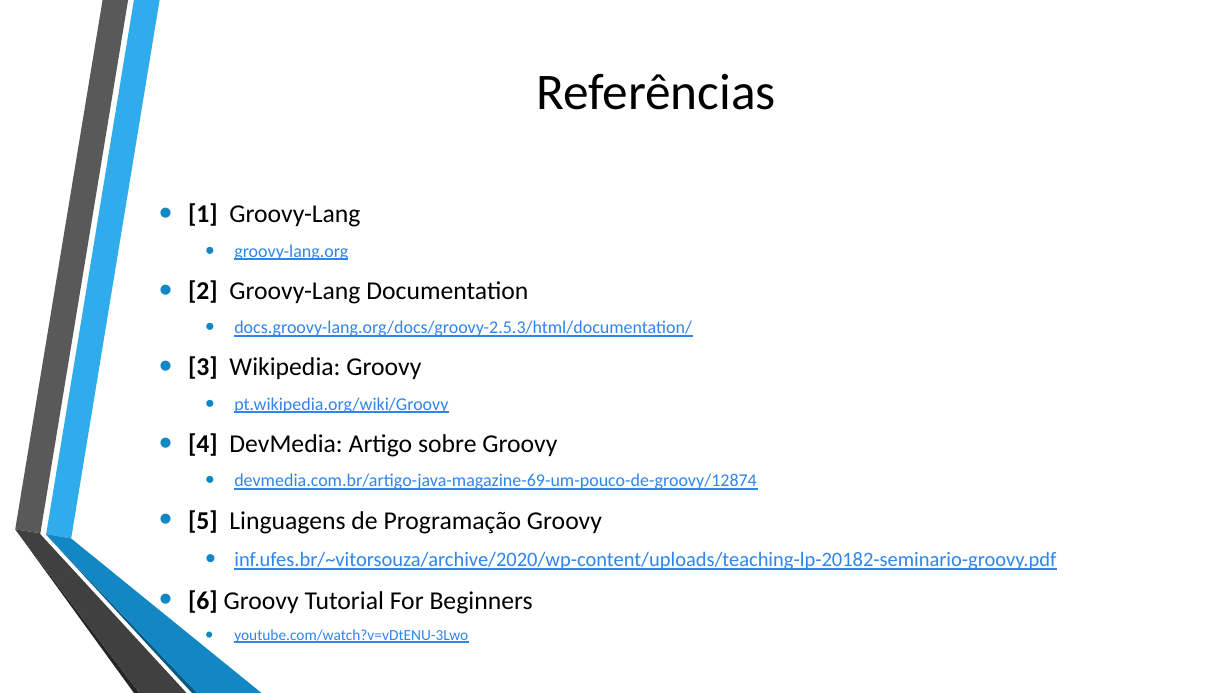
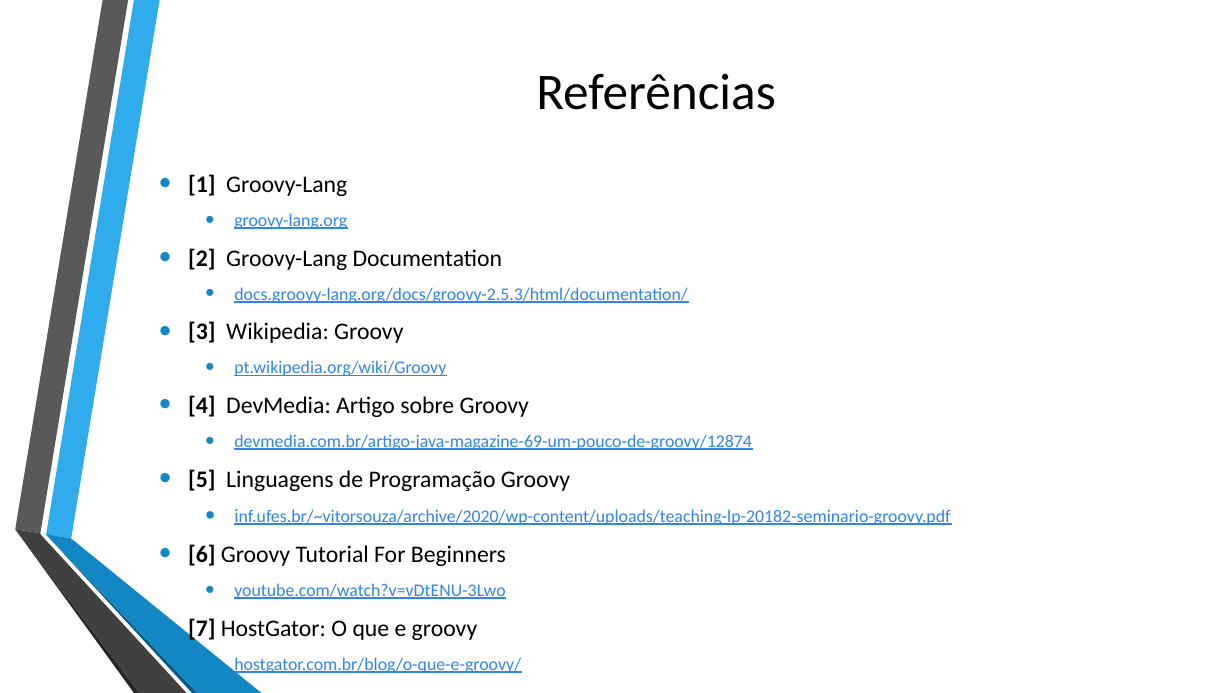
Before and after one commit to Sevzera/lp-cefet, a slide deck: slide 24 of Seminario/Apresentacao Groovy.pptx (slide 22 before the commit). Drawn at 1232x693 pixels with LibreOffice and Linux fonts; fonts in the diff are those of the drawing; background and template pictures are left out. Boxes give left, top, right and bottom in pixels: in the first picture for what was removed or moved away, otherwise in the second. Text is boxed around its words. In the diff, an @@ line names an element or a change of style, - is before the commit and + after.

Commit message:
Update seminario

```diff
--- a/Seminario/Apresentacao Groovy.pptx
+++ b/Seminario/Apresentacao Groovy.pptx
@@ text at (188, 174, 950, 599): size 20 to 18.5 pt in "[1] Groovy-Lang", "[2] Groovy-Lang Documentation", "[3] Wikipedia: Groovy", "[4] DevMedia: Artigo sobre Groovy" and 2 more places; size 14 to 13.9 pt in "groovy-lang.org", "docs.groovy-lang.org/docs/groovy-2.5.3/html/documentation/", "pt.wikipedia.org/wiki/Groovy", "devmedia.com.br/artigo-java-magazine-69-um-pouco-de-groovy/1 ..."; size 16 to 14.8 pt, size 16 to 13.9 pt in "inf.ufes.br/~vitorsouza/archive/2020/wp-content/uploads/teac ..."; size 12 to 13.9 pt in "youtube.com/watch?v=vDtENU-3Lwo" @@
@@ text at (188, 618, 521, 675): paragraphs added @@
+• [7] HostGator: O que e groovy
+  • hostgator.com.br/blog/o-que-e-groovy/
```
Also in this commit, not shown: 1 other slide changed, 2 slides added, 13 other files.
